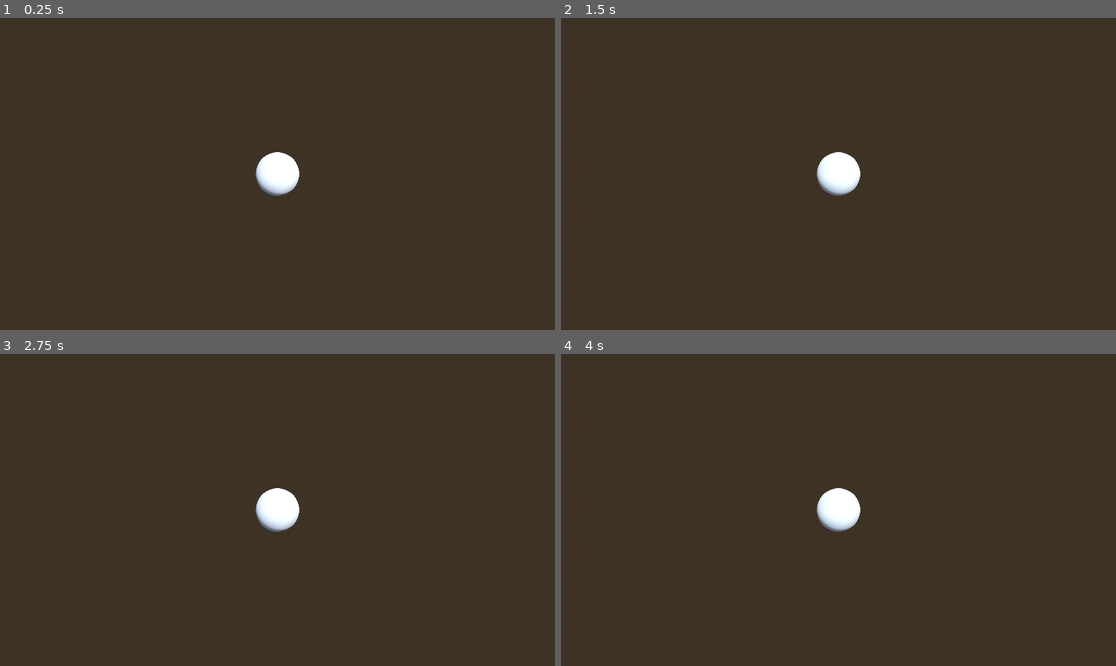
Above: before the commit, frames 1-4 (two rows, left to right).
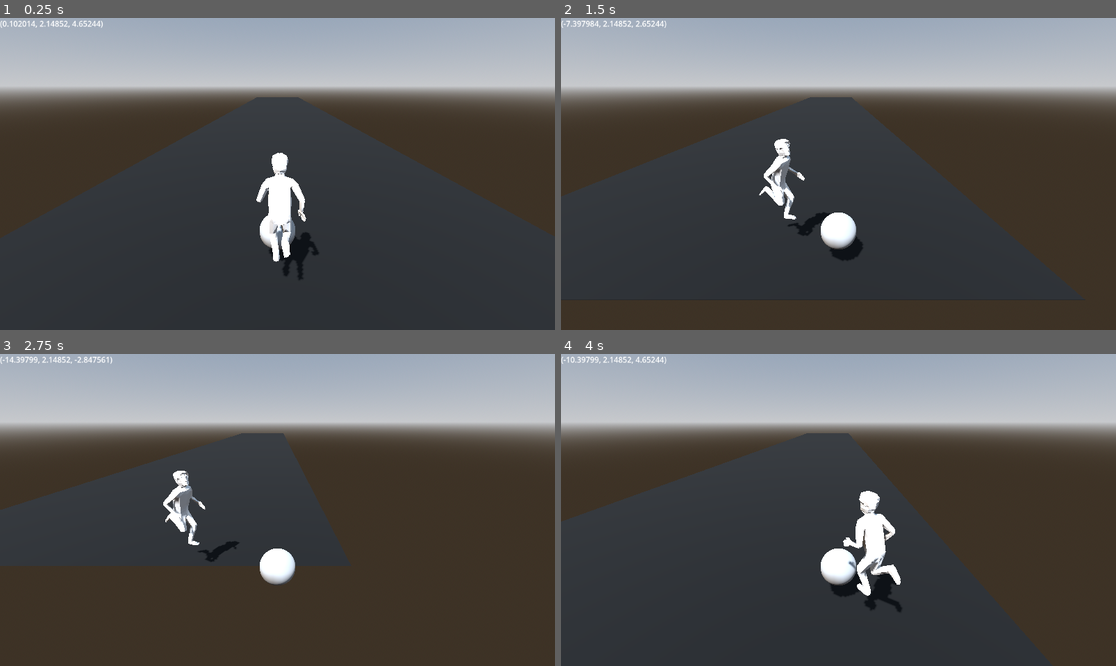
Above: after the commit, the same moments.

Repository: alexandros3015/shitty-mobile-games
Game: Godot game, scene res://scenes/mainarea.tscn
Two runs of this game, one before a commit and one after it. Both use one fixed random seed, a clock stepped at 60 frames per second and the inputs below.
Inputs:
- Up to frame 1 (0.25 s): no input
- Up to frame 2 (1.5 s): hold D (right) 0.53-1.28 s; hold S (backwards) from 1.28 s (still down)
- Up to frame 3 (2.75 s): release S (backwards) at 2.03 s; hold D (right) from 2.03 s (still down)
- Up to frame 4 (4 s): release D (right) at 2.78 s; hold W (forwards) 2.78-3.53 s; hold A (left) from 3.53 s (still down)

The runs differ from the first frame. In frame 1, 34% of the frame differs, in the area x 0-100%, y 0-85%; in frame 2, 34%; in frame 3, 35%; in frame 4, 36%, in the area x 0-100%, y 0-83%.

Commit message:
fixed movement of guy and follow. Added a non-functional floor

Diff:
--- /dev/null
+++ b/assets/root_scene.tscn
@@ -0,0 +1,48 @@
+[gd_scene load_steps=2 format=3 uid="uid://cr5ujcbueov1c"]
+
+[ext_resource type="PackedScene" uid="uid://djbteitx621cw" path="res://assets/Animated Human.glb" id="1_q5txa"]
+
+[node name="Root Scene" instance=ExtResource("1_q5txa")]
+
+[node name="Skeleton3D" parent="RootNode/Human Armature" index="0"]
+bones/0/position = Vector3(0.000132642, 0.0375948, 0.000313852)
+bones/0/rotation = Quaternion(0.0697289, -0.0509517, -0.0291062, 0.995839)
+bones/1/rotation = Quaternion(0.0907647, 0.115311, 0.0261062, 0.98883)
+bones/2/rotation = Quaternion(-0.0301845, 0.0142693, 0.0118027, 0.999373)
+bones/3/rotation = Quaternion(-0.0298667, 0.0143615, 0.0109262, 0.999391)
+bones/4/rotation = Quaternion(0.109361, -0.0194329, -0.0272208, 0.993439)
+bones/5/rotation = Quaternion(-0.173082, -0.0492684, 0.0100771, 0.983623)
+bones/8/rotation = Quaternion(-0.620296, -0.396934, 0.530391, -0.419956)
+bones/9/rotation = Quaternion(0.341379, 0.368114, -0.348425, 0.791551)
+bones/10/rotation = Quaternion(0.0331265, -0.000954528, 0.573709, 0.818389)
+bones/11/rotation = Quaternion(0.0142316, -0.0907593, -0.0221537, 0.995525)
+bones/12/rotation = Quaternion(0.140993, 0.24731, 0.236634, 0.928958)
+bones/13/rotation = Quaternion(0.0185307, -0.198655, -0.076074, 0.976937)
+bones/14/rotation = Quaternion(-0.0249258, -0.182871, -0.00954313, 0.982774)
+bones/17/rotation = Quaternion(0.0420928, 0.0047018, -0.00958974, 0.999057)
+bones/18/rotation = Quaternion(0.0998531, -0.00591347, -0.0207987, 0.994767)
+bones/19/rotation = Quaternion(0.0230115, 0.00863718, -0.00485261, 0.999686)
+bones/22/rotation = Quaternion(0.600557, -0.403254, 0.549976, 0.417426)
+bones/23/rotation = Quaternion(0.328686, 0.0461253, -0.0995701, 0.938043)
+bones/24/rotation = Quaternion(0.0376307, 0.000849174, -0.697076, 0.716008)
+bones/25/rotation = Quaternion(-0.173512, 0.129078, -0.0839389, 0.972721)
+bones/26/rotation = Quaternion(0.0853306, -0.259801, -0.175447, 0.945749)
+bones/27/rotation = Quaternion(-0.0108707, 0.185408, 0.0892959, 0.978536)
+bones/28/rotation = Quaternion(-0.0405928, 0.11305, -0.00707929, 0.992734)
+bones/31/rotation = Quaternion(0.0266542, -0.0118868, 0.00411988, 0.999566)
+bones/32/rotation = Quaternion(0.143731, -0.00572012, 0.019151, 0.989415)
+bones/33/rotation = Quaternion(0.0138726, 0.00195597, 0.0016896, 0.999901)
+bones/36/rotation = Quaternion(0.0548229, 0.344213, 0.933971, -0.0788056)
+bones/37/rotation = Quaternion(-0.921868, -0.0354758, 0.0535382, 0.382145)
+bones/37/scale = Vector3(0.999994, 1.00001, 1)
+bones/38/rotation = Quaternion(0.618537, 0.0356707, 0.0315545, 0.784311)
+bones/38/scale = Vector3(1, 0.999992, 1)
+bones/39/rotation = Quaternion(0.192525, -9.53851e-05, -0.000582659, 0.981292)
+bones/42/rotation = Quaternion(-0.0409158, 0.0635597, 0.996069, -0.0461875)
+bones/43/rotation = Quaternion(-0.369278, -0.0719623, 0.000474814, 0.926528)
+bones/43/scale = Vector3(0.999994, 1.00001, 1)
+bones/44/rotation = Quaternion(0.715146, -0.127132, -0.0282069, 0.686738)
+bones/45/rotation = Quaternion(0.416154, -0.0161387, -0.00658963, 0.909127)
+
+[node name="AnimationPlayer" parent="." index="1"]
+playback_default_blend_time = 1.3
--- a/project.godot
+++ b/project.godot
@@ -12,7 +12,7 @@
 
 config/name="shitty-mobile-games"
 run/main_scene="res://scenes/mainarea.tscn"
-config/features=PackedStringArray("4.3", "GL Compatibility")
+config/features=PackedStringArray("4.4", "GL Compatibility")
 config/icon="res://icon.svg"
 
 [input]
--- a/scenes/follow.tscn
+++ b/scenes/follow.tscn
@@ -1,18 +1,12 @@
-[gd_scene load_steps=4 format=3 uid="uid://cd5rms4jrvr2x"]
+[gd_scene load_steps=3 format=3 uid="uid://cd5rms4jrvr2x"]
 
-[ext_resource type="Script" path="res://scripts/follow.gd" id="1_eaira"]
+[ext_resource type="Script" uid="uid://715tyhrkkmoo" path="res://scripts/follow.gd" id="1_eaira"]
 
 [sub_resource type="SphereMesh" id="SphereMesh_ow13m"]
 
-[sub_resource type="SphereShape3D" id="SphereShape3D_rl2ak"]
-radius = 1.03757
-
-[node name="follow" type="CharacterBody3D" groups=["follow"]]
+[node name="follow" type="Node3D" groups=["follow"]]
 script = ExtResource("1_eaira")
 
 [node name="mesh" type="MeshInstance3D" parent="."]
 transform = Transform3D(2.13, 0, 0, 0, 2.13, 0, 0, 0, 2.13, 0, 0, 0)
 mesh = SubResource("SphereMesh_ow13m")
-
-[node name="hitbox" type="CollisionShape3D" parent="."]
-shape = SubResource("SphereShape3D_rl2ak")
--- a/scenes/guy.tscn
+++ b/scenes/guy.tscn
@@ -1,7 +1,7 @@
 [gd_scene load_steps=4 format=3 uid="uid://c2swe8loiubqm"]
 
-[ext_resource type="Script" path="res://scripts/guy.gd" id="1_4llsc"]
-[ext_resource type="PackedScene" uid="uid://djbteitx621cw" path="res://assets/Animated Human.glb" id="1_x0mg8"]
+[ext_resource type="Script" uid="uid://by5naernpg1qc" path="res://scripts/guy.gd" id="1_4llsc"]
+[ext_resource type="PackedScene" uid="uid://cr5ujcbueov1c" path="res://assets/root_scene.tscn" id="2_6b1ya"]
 
 [sub_resource type="CylinderShape3D" id="CylinderShape3D_65ona"]
 height = 5.2271
@@ -10,7 +10,7 @@
 [node name="guy" type="CharacterBody3D"]
 script = ExtResource("1_4llsc")
 
-[node name="Root Scene" parent="." instance=ExtResource("1_x0mg8")]
+[node name="Root Scene" parent="." instance=ExtResource("2_6b1ya")]
 
 [node name="hitbox" type="CollisionShape3D" parent="."]
 transform = Transform3D(1, 0, 0, 0, 1, 0, 0, 0, 1, 0, 2.585, 0)
--- a/scenes/mainarea.tscn
+++ b/scenes/mainarea.tscn
@@ -1,7 +1,8 @@
-[gd_scene load_steps=7 format=3 uid="uid://cfatbg40bwk8i"]
+[gd_scene load_steps=9 format=3 uid="uid://cfatbg40bwk8i"]
 
 [ext_resource type="PackedScene" uid="uid://c2swe8loiubqm" path="res://scenes/guy.tscn" id="1_rb5ol"]
 [ext_resource type="PackedScene" uid="uid://cd5rms4jrvr2x" path="res://scenes/follow.tscn" id="2_ifj08"]
+[ext_resource type="Script" uid="uid://dsy50bjx8e6ww" path="res://scripts/hud.gd" id="3_tk8gq"]
 
 [sub_resource type="ProceduralSkyMaterial" id="ProceduralSkyMaterial_oefoi"]
 sky_horizon_color = Color(0.64625, 0.65575, 0.67075, 1)
@@ -15,7 +16,11 @@
 sky = SubResource("Sky_lgpsl")
 tonemap_mode = 2
 
-[sub_resource type="WorldBoundaryShape3D" id="WorldBoundaryShape3D_kgqmh"]
+[sub_resource type="BoxMesh" id="BoxMesh_tk8gq"]
+size = Vector3(40, 202.475, 0.02)
+
+[sub_resource type="StandardMaterial3D" id="StandardMaterial3D_dhi53"]
+albedo_color = Color(0, 0, 0, 1)
 
 [node name="mainarea" type="Node3D"]
 
@@ -27,15 +32,23 @@
 environment = SubResource("Environment_ox2ji")
 
 [node name="guy" parent="." instance=ExtResource("1_rb5ol")]
-transform = Transform3D(1, 0, 0, 0, 1, 0, 0, 0, 1, 0, 2.16657, 0)
+transform = Transform3D(1, 0, 0, 0, 1, 0, 0, 0, 1, 0, 2.16657, 2.75175)
 
 [node name="follow" parent="." instance=ExtResource("2_ifj08")]
 transform = Transform3D(1, 0, 0, 0, 1, 0, 0, 0, 1, 0.102014, 2.14852, 4.65244)
 
 [node name="Camera3D" type="Camera3D" parent="follow"]
-transform = Transform3D(1, 0, 0, 0, -4.37114e-08, 1, 0, -1, -4.37114e-08, 0, 10, 0)
+transform = Transform3D(-1, 3.47198e-08, -8.02327e-08, 0, 0.917755, 0.397148, 8.74228e-08, 0.397148, -0.917755, 0, 7.87634, -9.74481)
 
-[node name="floor" type="StaticBody3D" parent="."]
+[node name="HUD" type="CanvasLayer" parent="."]
+script = ExtResource("3_tk8gq")
 
-[node name="CollisionShape3D" type="CollisionShape3D" parent="floor"]
-shape = SubResource("WorldBoundaryShape3D_kgqmh")
+[node name="Label" type="Label" parent="HUD"]
+offset_right = 40.0
+offset_bottom = 23.0
+text = "eee"
+
+[node name="floor" type="MeshInstance3D" parent="."]
+transform = Transform3D(1, 0, 0, 0, -4.37114e-08, -1, 0, 1, -4.37114e-08, 0, 0, 101.124)
+mesh = SubResource("BoxMesh_tk8gq")
+surface_material_override/0 = SubResource("StandardMaterial3D_dhi53")
--- a/scripts/follow.gd
+++ b/scripts/follow.gd
@@ -1,7 +1,7 @@
-extends CharacterBody3D
+extends Node3D
 class_name FollowShpere
 
-@export var SPEED = 3.0
+@export var SPEED: float = 10.0
 
 # Called when the node enters the scene tree for the first time.
 func _ready() -> void:
@@ -13,18 +13,12 @@
 	var direction = Vector3.ZERO
 
 	var input = Vector2(
-		Input.get_action_strength("right") - Input.get_action_strength("left"),
-		Input.get_action_strength("backwards") - Input.get_action_strength("forwards")
+		Input.get_action_strength("left") - Input.get_action_strength("right"),
+		Input.get_action_strength("forwards") - Input.get_action_strength("backwards")
 	)
 
 	if input.length() > 0:
 		input = input.normalized()
-		direction = (transform.basis * Vector3(input.x, 0, input.y)).normalized()
+		direction = (transform.basis * Vector3(input.x, 0, input.y)).normalized() * SPEED * delta
 
-	if not is_on_floor():
-		velocity - get_gravity()
-
-	velocity.x = direction.x * SPEED
-	velocity.z = direction.z * SPEED
-
-	move_and_slide()
+	position += direction
--- a/scripts/guy.gd
+++ b/scripts/guy.gd
@@ -1,7 +1,7 @@
 extends CharacterBody3D
 
-@export var follow_distance: float = 5
-@export var SPEED: float = 3
+@export var follow_distance: float = 2
+@export var SPEED: float = 5
 
 var follow: FollowShpere
 # Called when the node enters the scene tree for the first time.
@@ -12,14 +12,17 @@
 
 # Called every frame. 'delta' is the elapsed time since the previous frame.
 func _physics_process(delta: float) -> void:
-	if !is_on_floor():
-		velocity -= get_gravity()
 
 	if follow:
 
+		if global_position.distance_to(follow.global_position) > follow_distance:
+			var direction = (follow.global_position - global_position).normalized()
+			velocity = direction * SPEED
+			$"Root Scene/AnimationPlayer".play("Human Armature|Run")
+		else:
+			velocity = Vector3.ZERO
+			$"Root Scene/AnimationPlayer".play("Human Armature|Idle")
 
-
-
-		look_at(follow.global_position, Vector3.UP)
+		look_at(follow.global_position, Vector3.UP, true)
 
 	move_and_slide()
--- /dev/null
+++ b/scripts/hud.gd
@@ -0,0 +1,4 @@
+extends CanvasLayer
+
+func _process(_delta: float) -> void:
+	$Label.text = str($"../follow".global_position)
Not shown, changed: assets/Animated Human.glb.import
Not shown, added: scripts/follow.gd.uid
Not shown, added: scripts/guy.gd.uid
Not shown, added: scripts/hud.gd.uid
